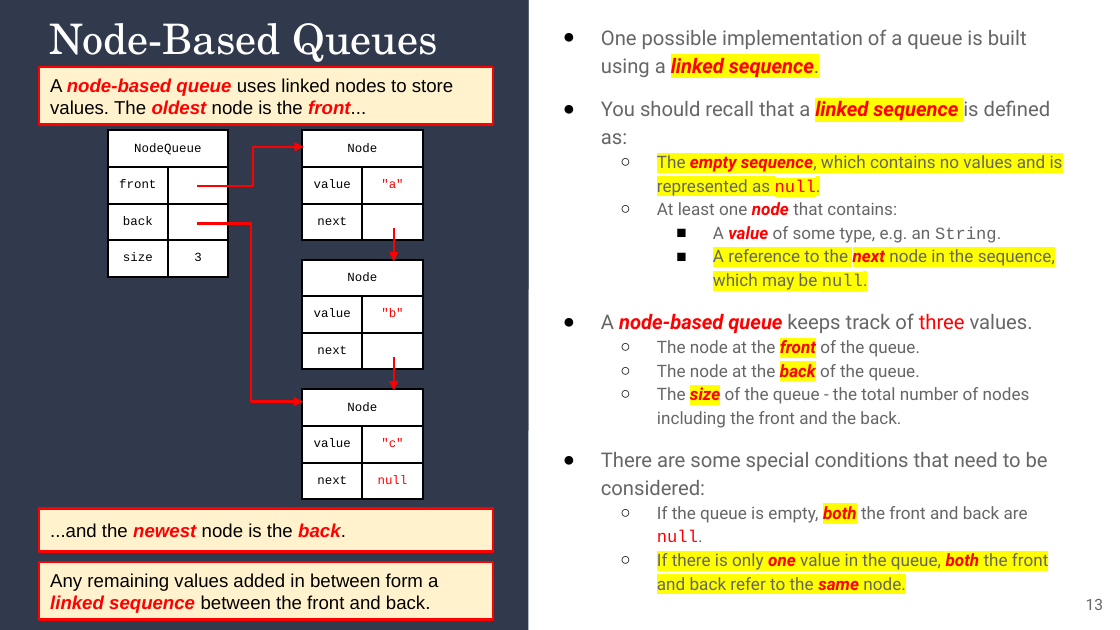
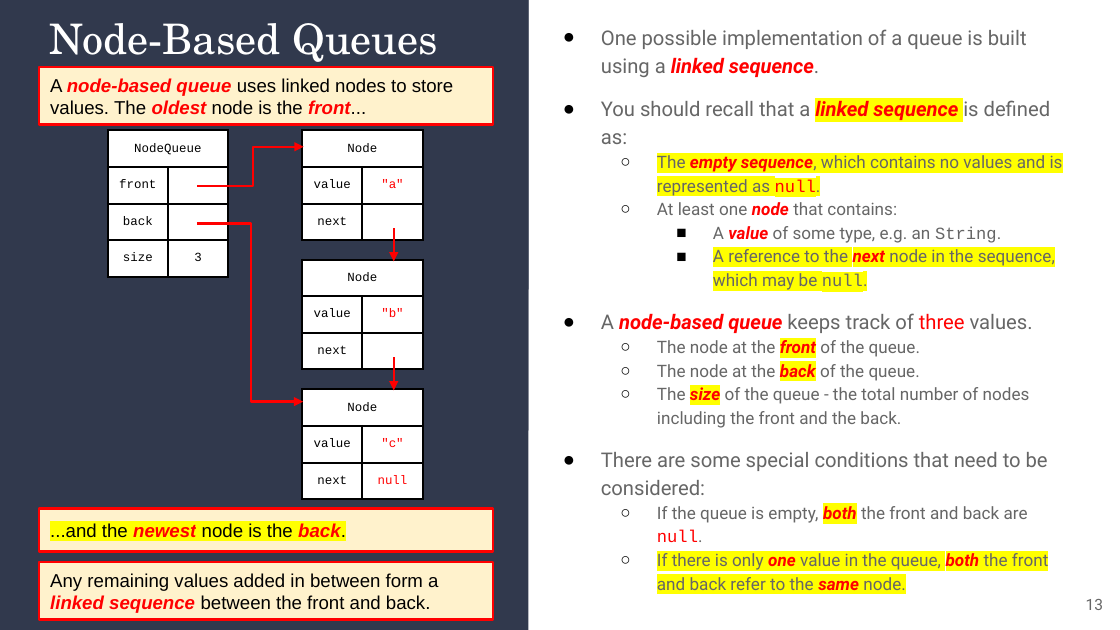
Before and after one commit to alam-tanweer/DailyFolder, a slide deck: slide 13 of CourseContent/Unit 05_Data Structure 1/tanweer/5_ Data Structures I_ta.pptx. Drawn at 1120x630 pixels with LibreOffice and Linux fonts; fonts in the diff are those of the drawing. Boxes give left, top, right and bottom in pixels: in the first picture for what was removed or moved away, otherwise in the second. Text is boxed around its words. In the diff, an @@ line names an element or a change of style, - is before the commit and + after.

```diff
--- a/CourseContent/Unit 05_Data Structure 1/tanweer/5_ Data Structures I_ta.pptx
+++ b/CourseContent/Unit 05_Data Structure 1/tanweer/5_ Data Structures I_ta.pptx
@@ text at (601, 29, 1027, 77): highlight #FFFF00 to none in "linked sequence." @@
@@ text "...and the newest node is ..." at (39, 508, 493, 552): highlight none to #FFFF00 @@
```
Also in this commit, not shown: 22 other slides changed, 19 other files.
